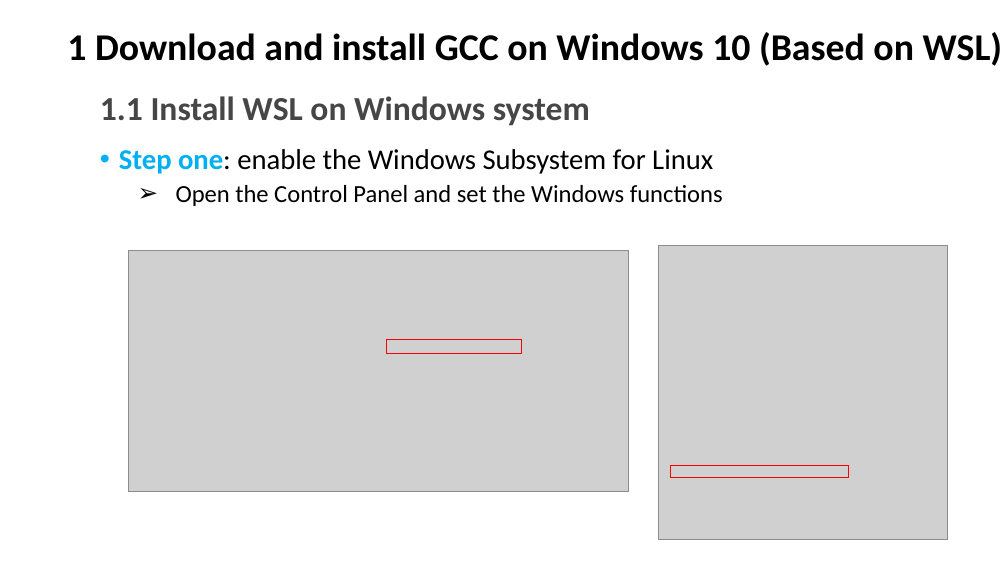
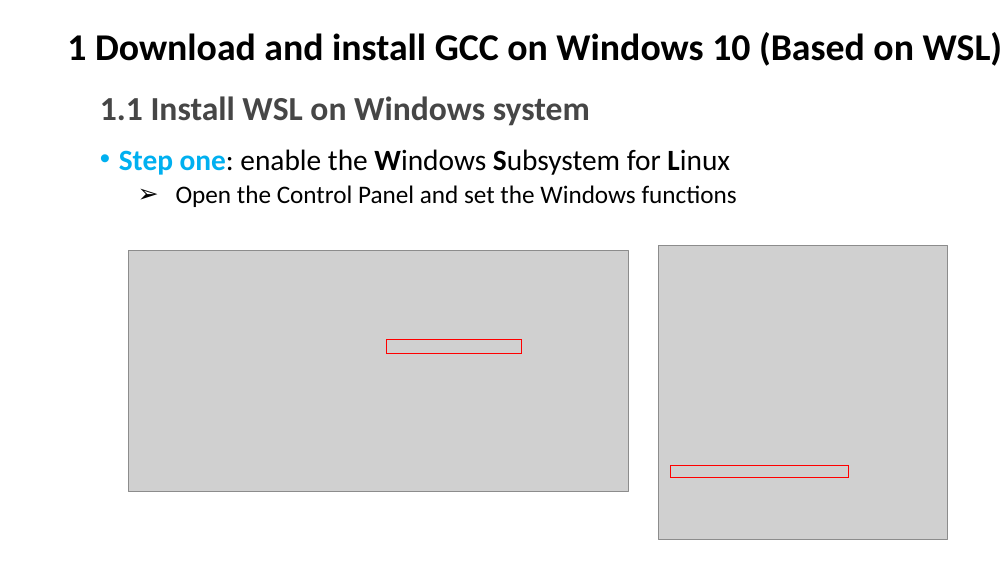
Before and after one commit to ShiqiYu/CPP, a slide deck: slide 3 of week01/Lab01.pptx. Drawn at 1008x567 pixels with LibreOffice and Linux fonts; fonts in the diff are those of the drawing; grey boxes stand for pictures; background and template pictures are left out. Boxes give left, top, right and bottom in pixels: in the first picture for what was removed or moved away, otherwise in the second. Text is boxed around its words. In the diff, an @@ line names an element or a change of style, - is before the commit and + after.

```diff
--- a/week01/Lab01.pptx
+++ b/week01/Lab01.pptx
@@ text "Step one: enable the Windows ..." at [119,149,737,207]: size 27.3 to 28 pt in "Step one: enable the Windows Subsystem for ..."; bold on in "Windows Subsystem Linux"; size 23.4 to 24 pt in "Open the Control Panel and set the ..." @@
```
Also in this commit, not shown: 2 other slides changed, 6 other files.
